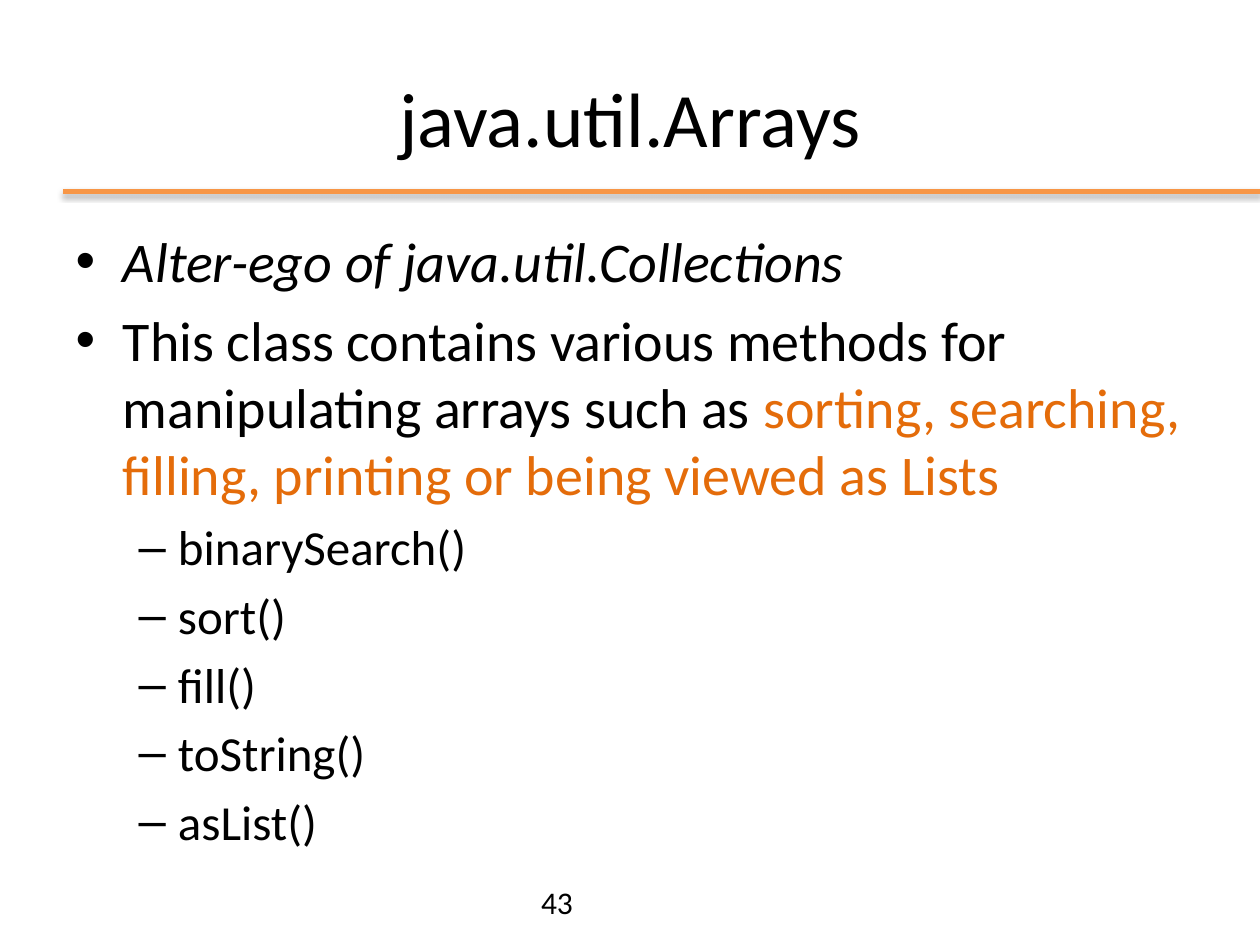
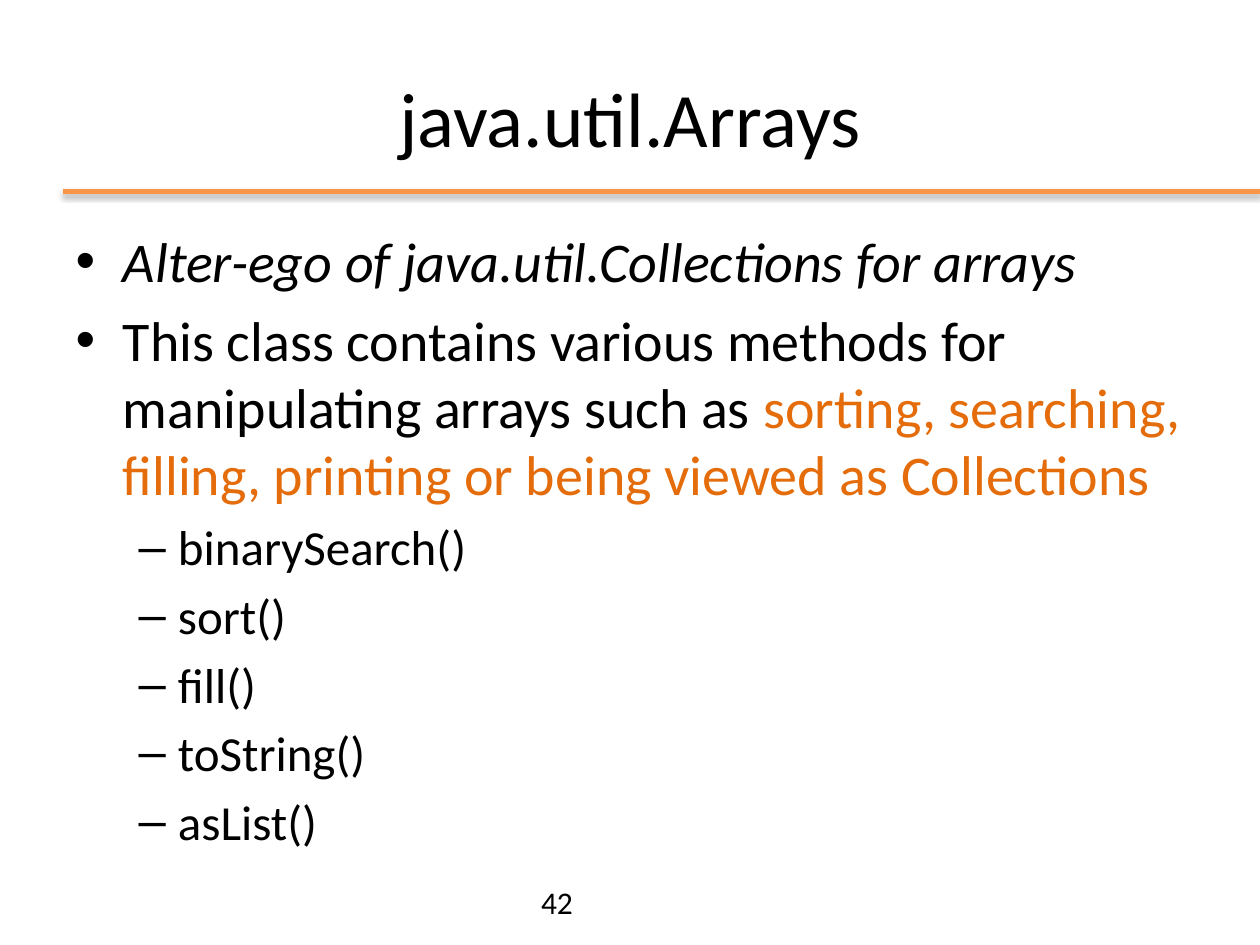
Before and after one commit to plctechnician/ooprogramming, a slide deck: slide 42 of java/slides/ppt/02 - Java Basics.pptx (slide 43 before the commit). Drawn at 1260x945 pixels with LibreOffice and Linux fonts; fonts in the diff are those of the drawing; background and template pictures are left out. Boxes give left, top, right and bottom in pixels: in the first picture for what was removed or moved away, otherwise in the second. Text is boxed around its words. In the diff, an @@ line names an element or a change of style, - is before the commit and + after.

```diff
--- a/java/slides/ppt/02 - Java Basics.pptx
+++ b/java/slides/ppt/02 - Java Basics.pptx
@@ text at (x1=123, y1=243, x2=1181, y2=505): text changed @@
-• Alter-ego of java.util.Collections
-• This class contains various methods for manipulating arrays such as sorting, searching, filling, printing or being viewed as Lists
+• Alter-ego of java.util.Collections for arrays
+• This class contains various methods for manipulating arrays such as sorting, searching, filling, printing or being viewed as Collections
@@ page number at (x1=541, y1=893, x2=573, y2=914): text changed @@
-43
+42
```
Also in this commit, not shown: 13 other slides changed, 1 slide added, 2 slides removed, 1 other file.
